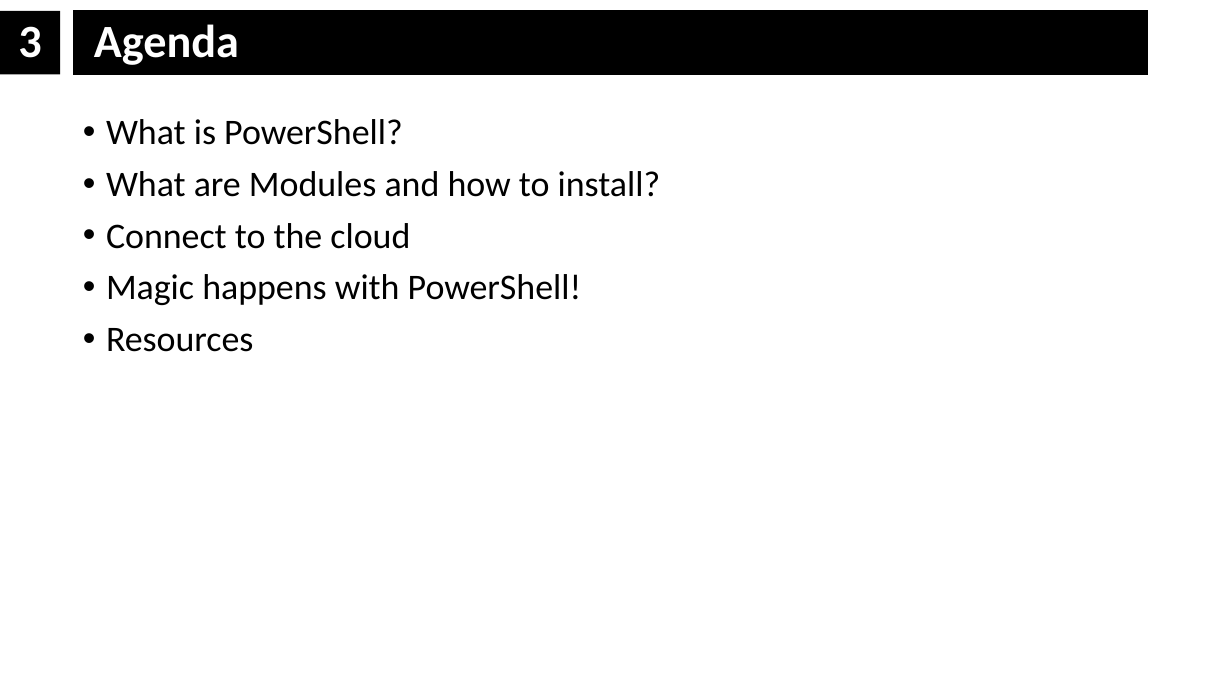
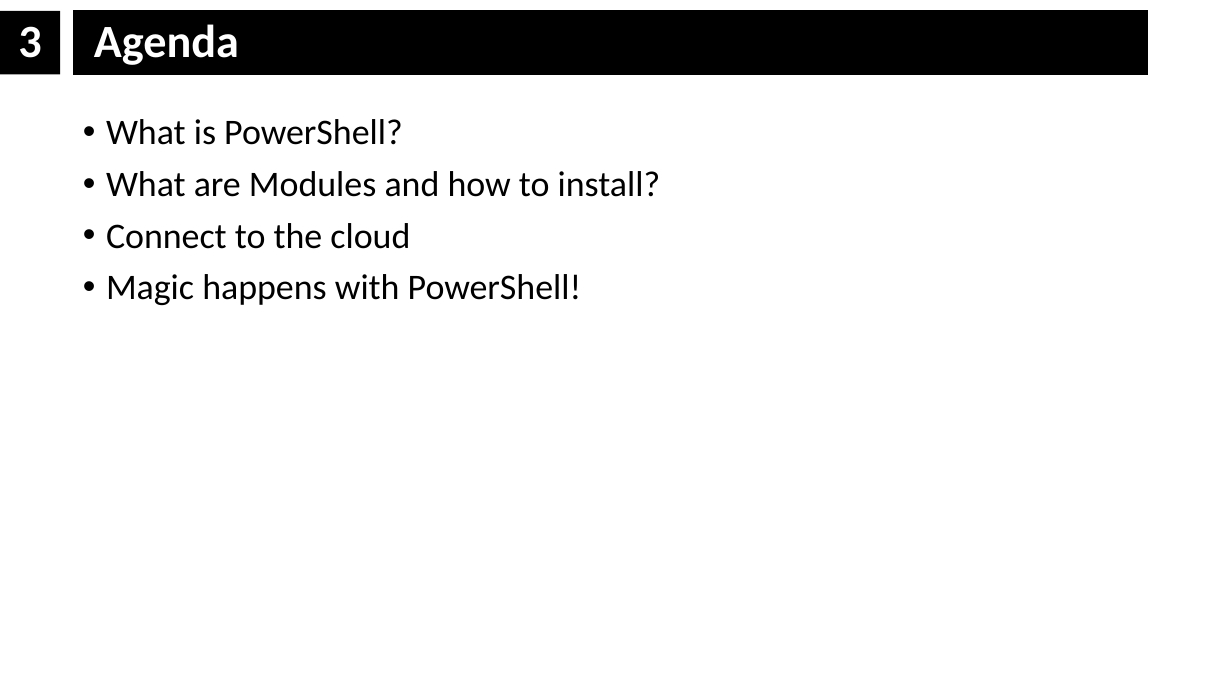
Before and after one commit to pkothree/OfficeCamp2019, a slide deck: slide 3 of O365-Azure-PowerShell/O365-Azure-PowerShell.pptx. Drawn at 1232x693 pixels with LibreOffice and Linux fonts; fonts in the diff are those of the drawing. Boxes give left, top, right and bottom in pixels: in the first picture for what was removed or moved away, otherwise in the second. Text is boxed around its words. In the diff, an @@ line names an element or a change of style, - is before the commit and + after.

```diff
--- a/O365-Azure-PowerShell/O365-Azure-PowerShell.pptx
+++ b/O365-Azure-PowerShell/O365-Azure-PowerShell.pptx
@@ text at (106,328,254,352): paragraph removed @@
-• Resources
```
Also in this commit, not shown: 4 other slides changed, 2 other files.
